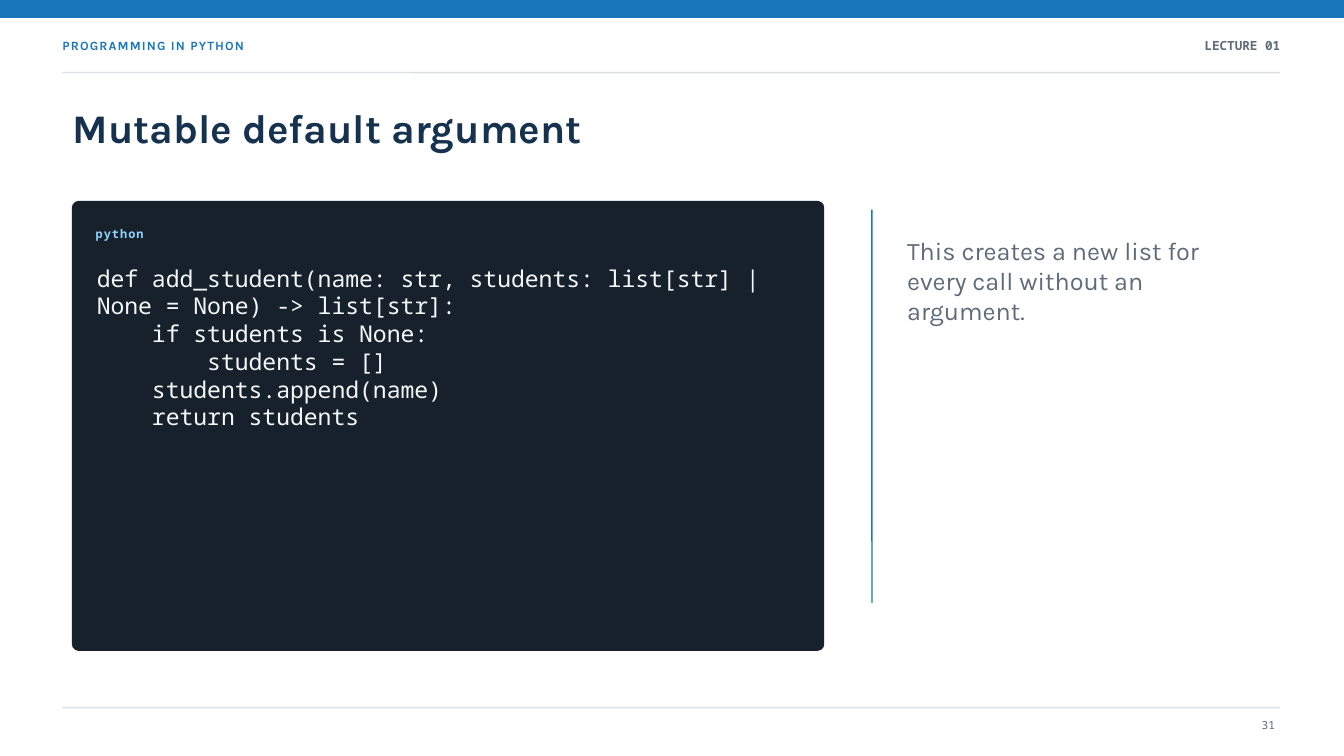
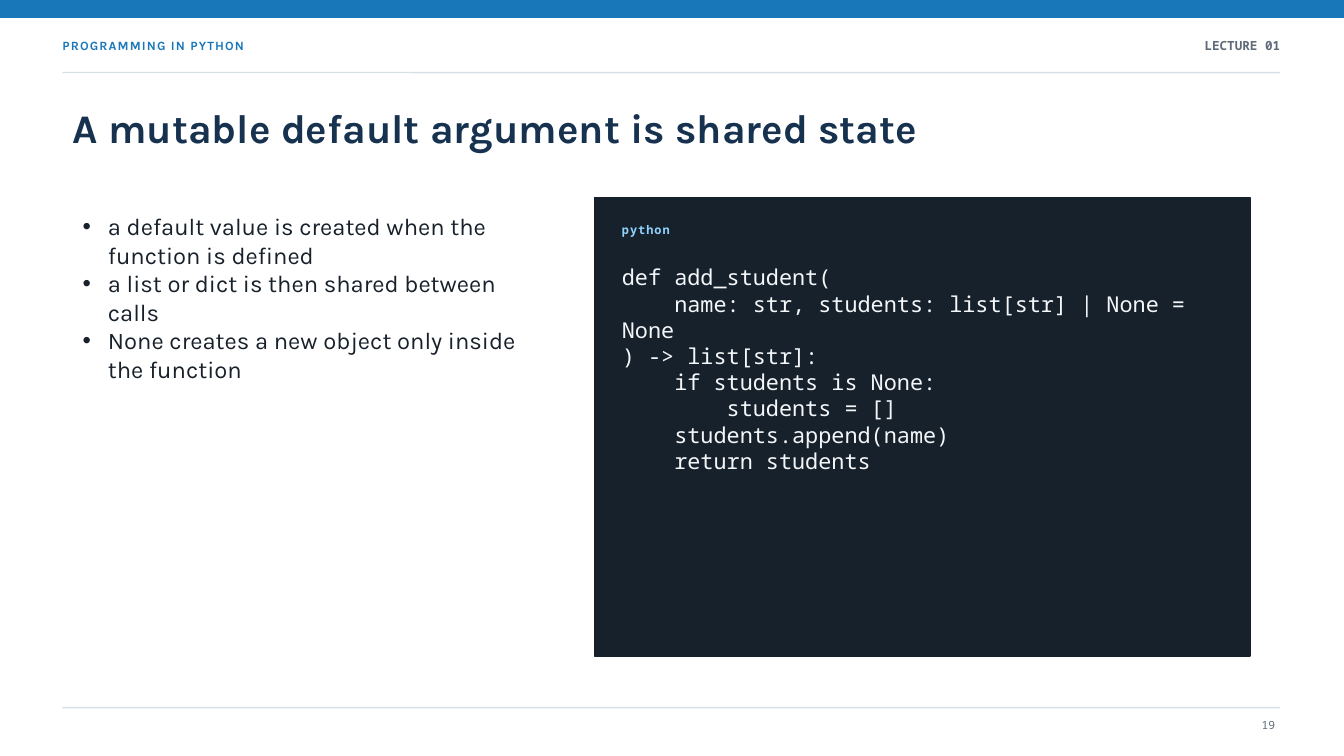
Before and after one commit to marek-horvath/python, a slide deck: slide 19 of presentations/01-uvod-ku-pythonu.en.pptx (slide 31 before the commit). Drawn at 1344x756 pixels with LibreOffice and Linux fonts; fonts in the diff are those of the drawing. Boxes give left, top, right and bottom in pixels: in the first picture for what was removed or moved away, otherwise in the second. Text is boxed around its words. In the diff, an @@ line names an element or a change of style, - is before the commit and + after.

Commit message:
Improve lecture 01

```diff
--- a/presentations/01-uvod-ku-pythonu.en.pptx
+++ b/presentations/01-uvod-ku-pythonu.en.pptx
@@ text at <box>73,114,917,154</box>: text changed @@
-Mutable default argument
+A mutable default argument is shared state
@@ rounded rectangle removed at <box>73,202,824,650</box> @@
@@ rectangle added at <box>595,198,1250,656</box>, fill #17212B, outline #17212B 1 pt @@
@@ text added at <box>108,218,515,379</box>, 17 pt, text #18212B @@
+• a default value is created when the function is defined
+• a list or dict is then shared between calls
+• None creates a new object only inside the function
@@ text "python": place and size @@
-text "python" at <box>96,229,144,241</box>
+text "python" at <box>622,225,670,237</box>
@@ line removed from (872, 210) to (872, 603) @@
@@ text at <box>622,268,1158,368</box>: text changed; size 16.5 to 15.6 pt @@
-def add_student(name: str, students: list[str] | None = None) -> list[str]:
+def add_student(
+name: str, students: list[str] | None = None
+) -> list[str]:
@@ text "def add_student(": place and size @@
-text "def add_student(" at <box>97,269,732,426</box>
+text "def add_student(" at <box>622,268,1158,470</box>
@@ text removed at <box>907,242,1199,326</box> @@
-This creates a new list for every call without an argument.
@@ text at <box>674,373,949,470</box>: size 16.5 to 15.6 pt in "if students is None:", "students = []", "students.append(name)", "return students" @@
@@ text at <box>1262,721,1275,729</box>: text changed @@
-31
+19
```
Also in this commit, not shown: 17 other slides changed, 9 slides added, 21 slides removed, 2 other files.
